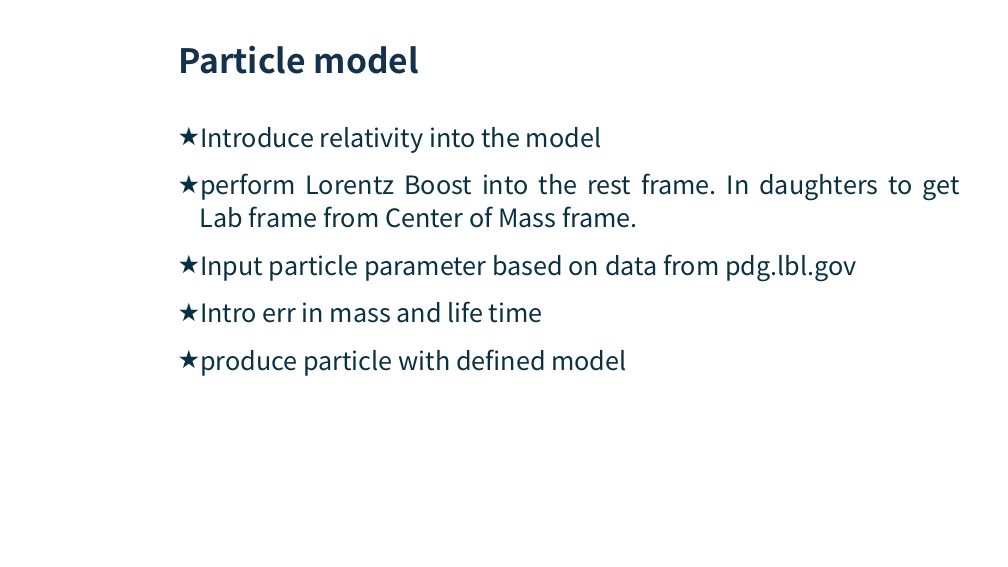
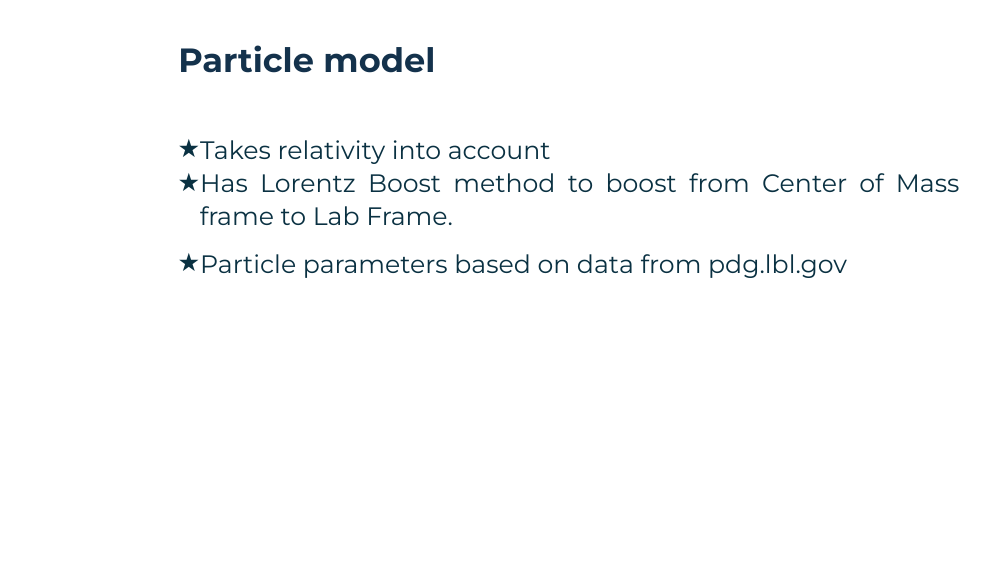
Before and after one commit to pitt1321-2161/Particle_Accelerator_Simulation, a slide deck: slide 8 of Particle Accelerator Simulation.pptx (slide 3 before the commit). Drawn at 1008x567 pixels with LibreOffice and Linux fonts; fonts in the diff are those of the drawing; background and template pictures are left out. Boxes give left, top, right and bottom in pixels: in the first picture for what was removed or moved away, otherwise in the second. Text is boxed around its words. In the diff, an @@ line names an element or a change of style, - is before the commit and + after.

```diff
--- a/Particle Accelerator Simulation.pptx
+++ b/Particle Accelerator Simulation.pptx
@@ title "Particle model" at bbox=[178, 45, 435, 73]: font Noto Sans CJK SC to Montserrat @@
@@ text at bbox=[200, 140, 960, 278]: text changed; font Noto Sans CJK SC to Montserrat @@
-★ Introduce relativity into the model
-★ perform Lorentz Boost into the rest frame. In daughters to get Lab frame from Center of Mass frame.
-★ Input particle parameter based on data from pdg.lbl.gov
-★ Intro err in mass and life time
-★ produce particle with defined model
+★ Takes relativity into account
+★ Has Lorentz Boost method to boost from Center of Mass frame to Lab Frame.
+★ Particle parameters based on data from pdg.lbl.gov
```
Also in this commit, not shown: 9 other slides changed, 17 slides added, 7 other files.
